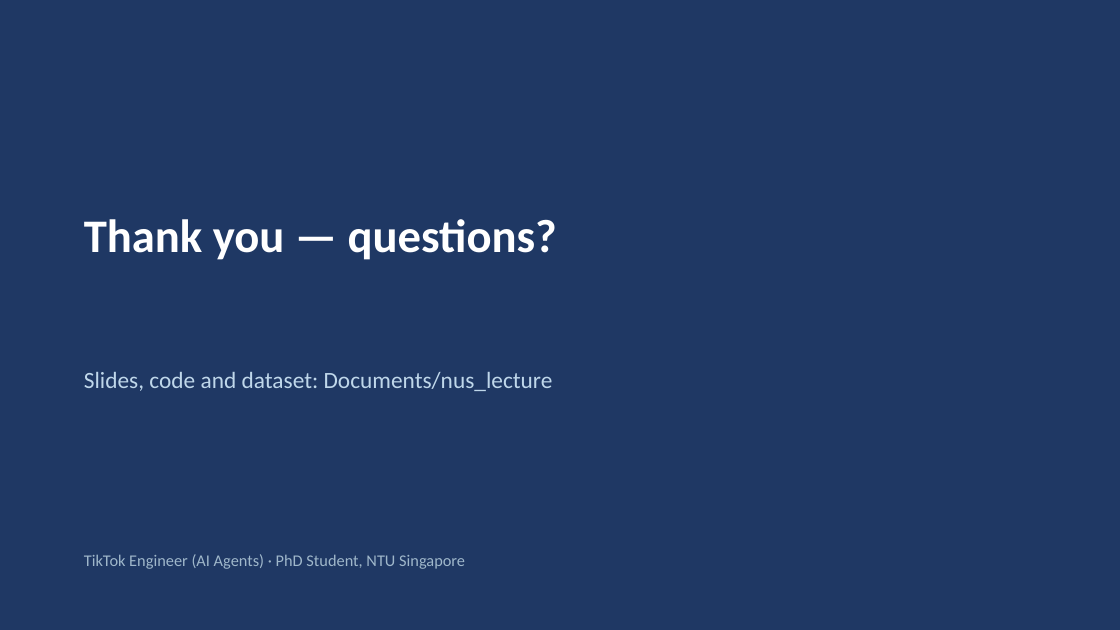
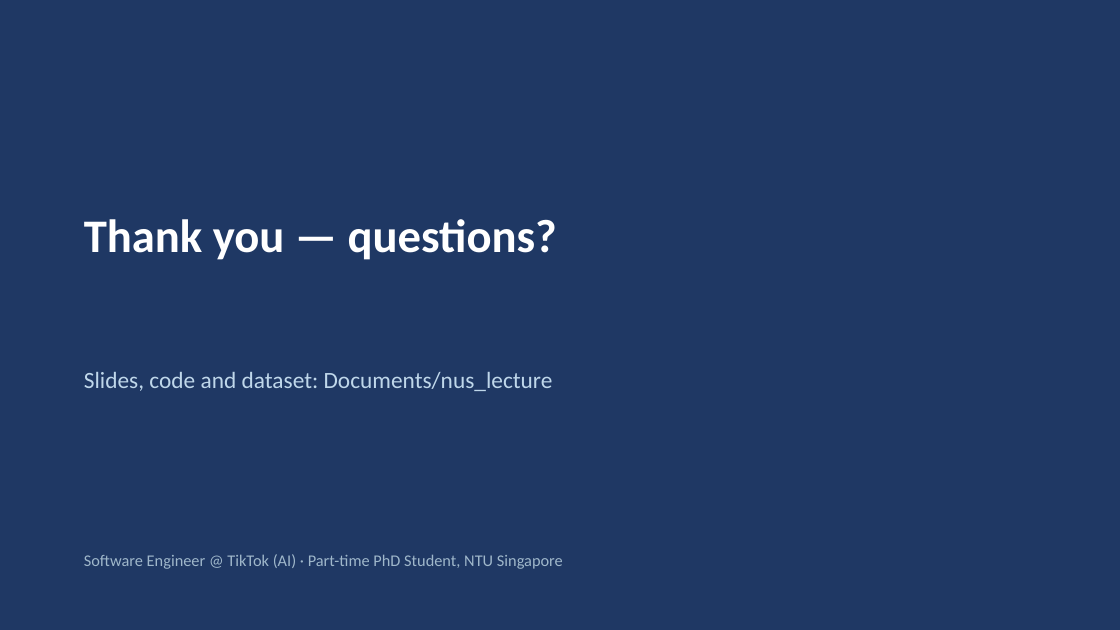
Before and after one commit to liwanghuan/rfm_consumer, a slide deck: slide 39 of nus_lecture_rfm_agent.pptx (slide 38 before the commit). Drawn at 1120x630 pixels with LibreOffice and Linux fonts; fonts in the diff are those of the drawing. Boxes give left, top, right and bottom in pixels: in the first picture for what was removed or moved away, otherwise in the second. Text is boxed around its words. In the diff, an @@ line names an element or a change of style, - is before the commit and + after.

```diff
--- a/nus_lecture_rfm_agent.pptx
+++ b/nus_lecture_rfm_agent.pptx
@@ text at bbox=[84, 554, 563, 569]: text changed @@
-TikTok Engineer (AI Agents) · PhD Student, NTU Singapore
+Software Engineer @ TikTok (AI) · Part-time PhD Student, NTU Singapore
```
Also in this commit, not shown: 2 other slides changed, 1 slide added, 9 other files.
